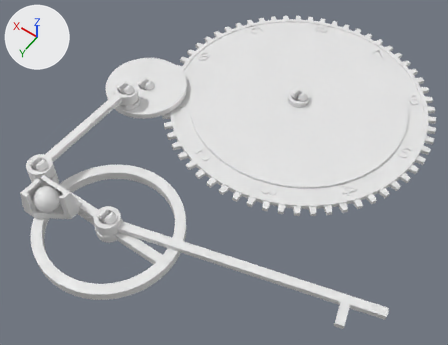
An edit to the Blender file untitled.blend, drawn before and after from the same camera.
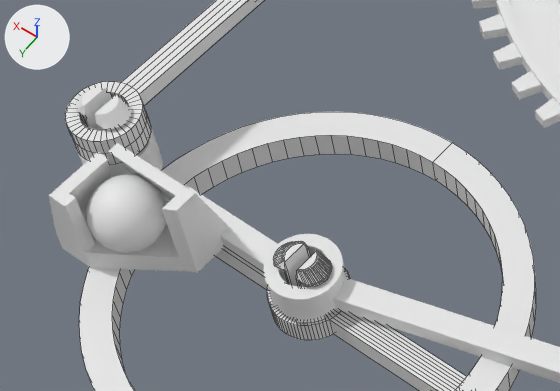
There are two pictures of each version: one whole from a 50 mm camera at (-133.0, 96.2, 242.4) aimed at (-23.8, -56.6, 2.2), one close up on the part from 1% to 43% of the width and 37% to 75% of the height. The axes (+X, +Y, +Z) are drawn at upper left. The lights are the same throughout. The close-ups show mesh edges as thin lines.

Script lines for the objects in view, before the commit:
```python
me_circle_004 = bpy.data.meshes.new('Circle.004')
me_circle_004.from_pydata(...)  # 440 vertices, 331 faces; spans x -35.0..0.0, y -35.0..35.0, z 0.0..13.6
me_circle_005 = bpy.data.meshes.new('Circle.005')
me_circle_005.from_pydata(...)  # 13760 vertices, 10758 faces; spans x -71.5..71.5, y -71.5..71.5, z 0.0..6.0
me_plane_004 = bpy.data.meshes.new('Plane.004')
me_plane_004.from_pydata(...)  # an icosphere of 1280 faces spanning x -6.0..6.0, y -6.0..6.0, z -6.0..6.0
ob_biggear = bpy.data.objects.new('BigGear', me_circle_005)
ob_biggear.location = (-30.0, -115.0, 5.0)
ob_biggear.rotation_euler = (0.0, 0.0, -0.0582)  # degrees (0, 0, -3.3)
ob_fixjoin3 = bpy.data.objects.new('FixJoin3', me_circle_004)
ob_fixjoin3.location = (0.0, 0.0, 0.0)
_m = ob_fixjoin3.modifiers.new('Mirror', 'MIRROR')
_m.use_clip = True
ob_marble = bpy.data.objects.new('Marble', me_plane_004)
ob_marble.location = (26.3, 10.0, 14.8)
# also in view: 'Lever' at (-38.6, -8.9, 13.7); 'Join' at (40.0, -30.0, 16.8)
```
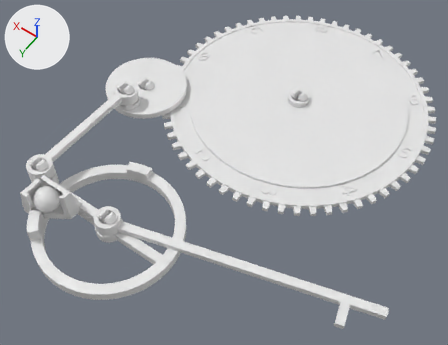
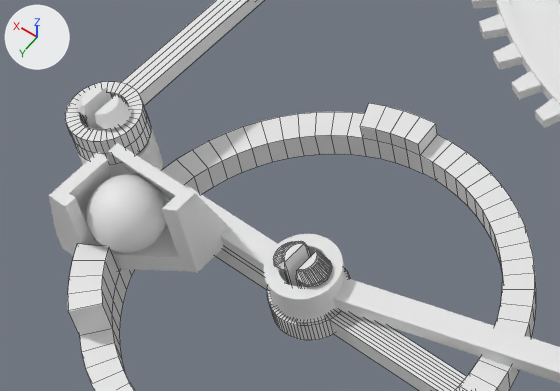
Boxes (x1, y1, x2, y2) around the edits, measured in the close-ups (560 x 391 px):
'FixJoin3', reshaped, modifiers changed: before (79, 112, 536, 391); after (68, 103, 536, 391)
part 1 of me_circle_004, added: after (68, 103, 452, 391)

What changed in the scene script:
```text
Change me_circle_004:
    used by ob_fixjoin3; location = (0.0, 0.0, 0.0)
    remove me_circle_004.from_pydata(...)  # 440 vertices, 331 faces; spans x -35.0..0.0, y -35.0..35.0, z 0.0..13.6
    add me_circle_004.from_pydata(...)  # 885 vertices, 752 faces; spans x -35.0..35.0, y -35.0..35.0, z 0.0..13.6
    me_circle_004 part 1: 445 vertices added at x 0.0..35.0, y -34.9..34.9, z 0.0..13.6
Change ob_fixjoin3:
    remove _m = ob_fixjoin3.modifiers.new('Mirror', 'MIRROR')
    remove _m.use_clip = True
```
